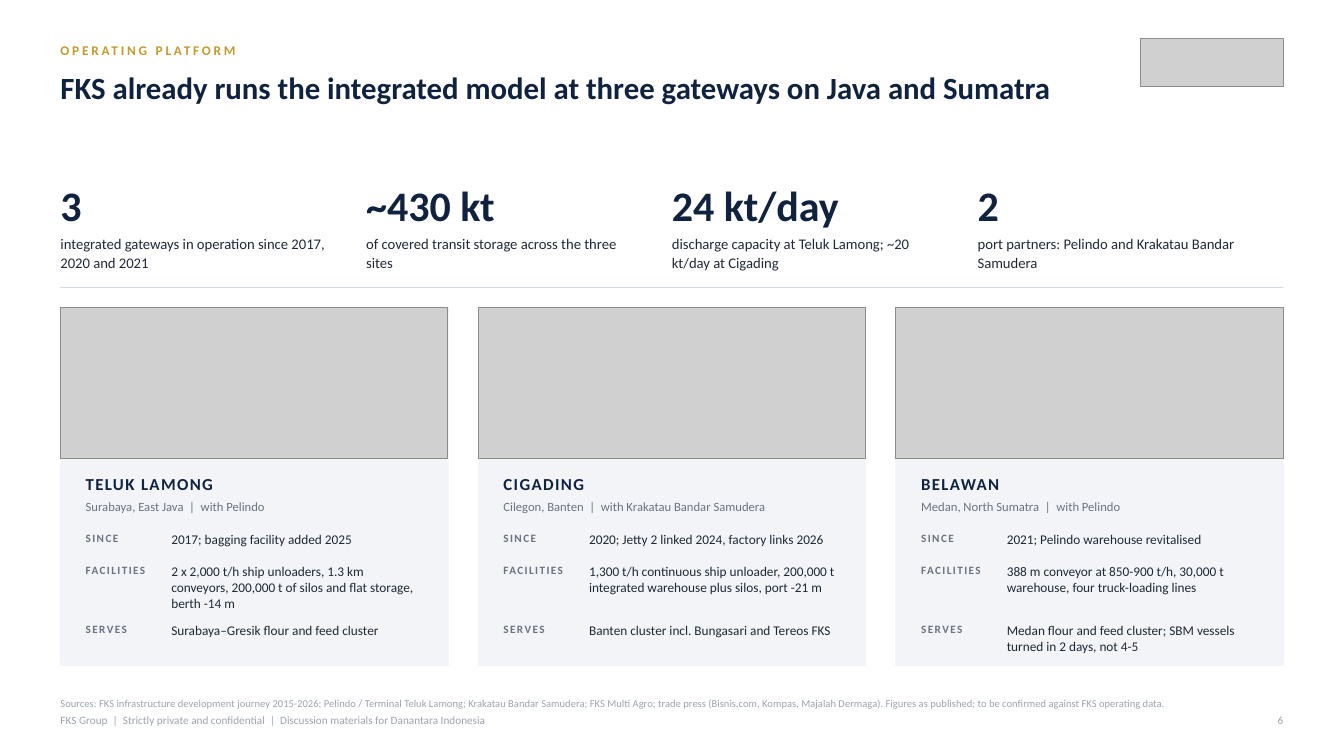
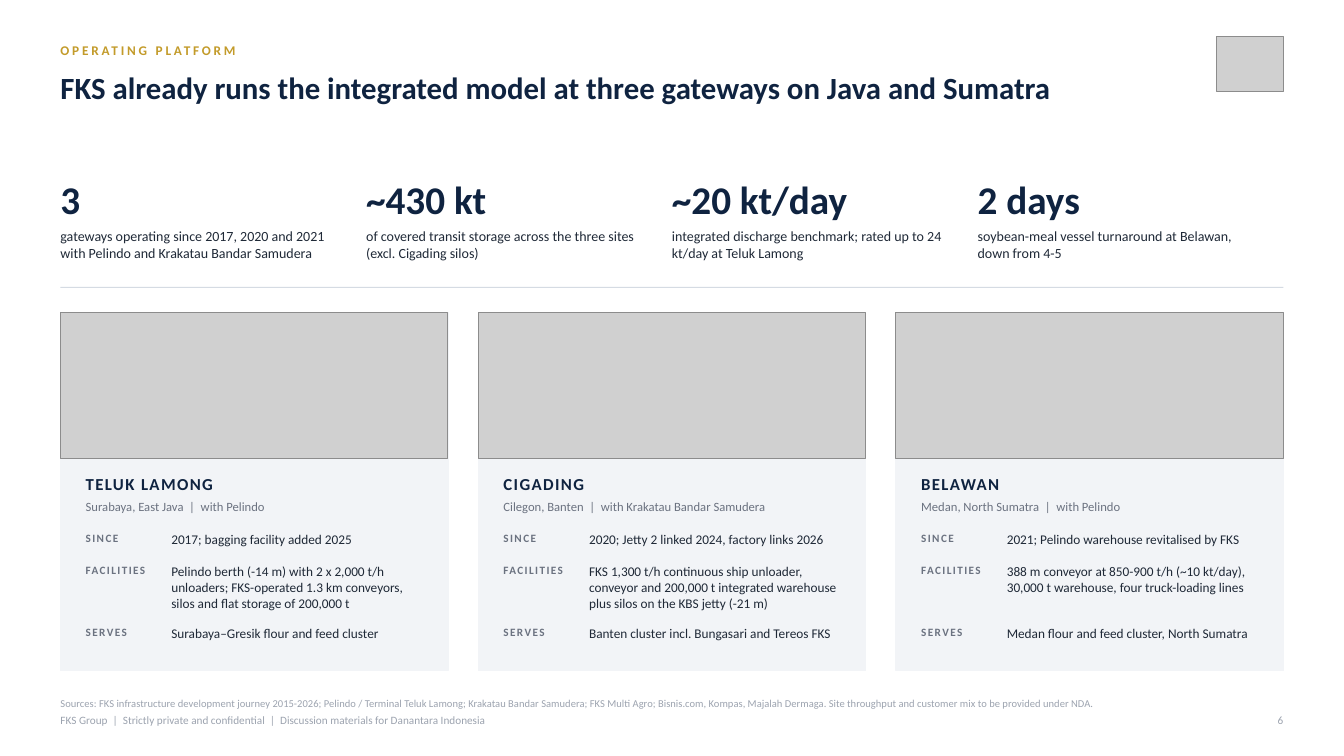
Before and after one commit to nadiaaveronica-design/fks-danantara-deck., a slide deck: slide 6 of FKS_Danantara_Platform_Deck_2026-09-28_v1.pptx. Drawn at 1344x756 pixels with LibreOffice and Linux fonts; fonts in the diff are those of the drawing; grey boxes stand for pictures. Boxes give left, top, right and bottom in pixels: in the first picture for what was removed or moved away, otherwise in the second. Text is boxed around its words. In the diff, an @@ line names an element or a change of style, - is before the commit and + after.

```diff
--- a/FKS_Danantara_Platform_Deck_2026-09-28_v1.pptx
+++ b/FKS_Danantara_Platform_Deck_2026-09-28_v1.pptx
@@ picture: place and size @@
-picture at <box>1140,38,1284,87</box>
+picture at <box>1217,36,1284,92</box>
@@ text "3" at <box>60,188,80,215</box>: size 30 to 28 pt @@
@@ text "~430 kt" at <box>366,186,486,215</box>: size 30 to 28 pt @@
@@ text at <box>672,186,847,220</box>: text changed; size 30 to 28 pt @@
-24 kt/day
+~20 kt/day
@@ text at <box>978,186,1080,220</box>: text changed; size 30 to 28 pt @@
-2
+2 days
@@ text at <box>60,231,324,258</box>: text changed; size 10.5 to 10 pt @@
-integrated gateways in operation since 2017, 2020 and 2021
+gateways operating since 2017, 2020 and 2021 with Pelindo and Krakatau Bandar Samudera
@@ text at <box>366,231,634,261</box>: text changed; size 10.5 to 10 pt @@
-of covered transit storage across the three sites
+of covered transit storage across the three sites (excl. Cigading silos)
@@ text at <box>672,231,941,261</box>: text changed; size 10.5 to 10 pt @@
-discharge capacity at Teluk Lamong; ~20 kt/day at Cigading
+integrated discharge benchmark; rated up to 24 kt/day at Teluk Lamong
@@ text at <box>978,231,1232,258</box>: text changed; size 10.5 to 10 pt @@
-port partners: Pelindo and Krakatau Bandar Samudera
+soybean-meal vessel turnaround at Belawan, down from 4-5
@@ picture: place and size @@
-picture at <box>60,308,448,459</box>
+picture at <box>60,313,448,459</box>
@@ picture: place and size @@
-picture at <box>478,308,865,459</box>
+picture at <box>478,313,865,459</box>
@@ picture: place and size @@
-picture at <box>896,308,1284,459</box>
+picture at <box>896,313,1284,459</box>
@@ 3 rectangles: place and size @@
-3 rectangles at <box>60,308,1284,665</box>
+3 rectangles at <box>60,313,1284,670</box>
@@ text at <box>1007,534,1239,546</box>: text changed @@
-2021; Pelindo warehouse revitalised
+2021; Pelindo warehouse revitalised by FKS
@@ text at <box>171,566,403,611</box>: text changed @@
-2 x 2,000 t/h ship unloaders, 1.3 km conveyors, 200,000 t of silos and flat storage, berth -14 m
+Pelindo berth (-14 m) with 2 x 2,000 t/h unloaders; FKS-operated 1.3 km conveyors, silos and flat storage of 200,000 t
@@ text at <box>589,567,836,611</box>: text changed @@
-1,300 t/h continuous ship unloader, 200,000 t integrated warehouse plus silos, port -21 m
+FKS 1,300 t/h continuous ship unloader, conveyor and 200,000 t integrated warehouse plus silos on the KBS jetty (-21 m)
@@ text at <box>1007,566,1245,595</box>: text changed @@
-388 m conveyor at 850-900 t/h, 30,000 t warehouse, four truck-loading lines
+388 m conveyor at 850-900 t/h (~10 kt/day), 30,000 t warehouse, four truck-loading lines
@@ text at <box>1007,629,1248,640</box>: text changed @@
-Medan flour and feed cluster; SBM vessels turned in 2 days, not 4-5
+Medan flour and feed cluster, North Sumatra
@@ text at <box>60,700,1093,709</box>: text changed @@
-Sources: FKS infrastructure development journey 2015-2026; Pelindo / Terminal Teluk Lamong; Krakatau Bandar Samudera; FKS Multi Agro; trade press (Bisnis.com, Kompas, Majalah Dermaga). Figures as published; to be confirmed against FKS operating data.
+Sources: FKS infrastructure development journey 2015-2026; Pelindo / Terminal Teluk Lamong; Krakatau Bandar Samudera; FKS Multi Agro; Bisnis.com, Kompas, Majalah Dermaga. Site throughput and customer mix to be provided under NDA.
```
Also in this commit, not shown: 8 other slides changed, 22 other files.
